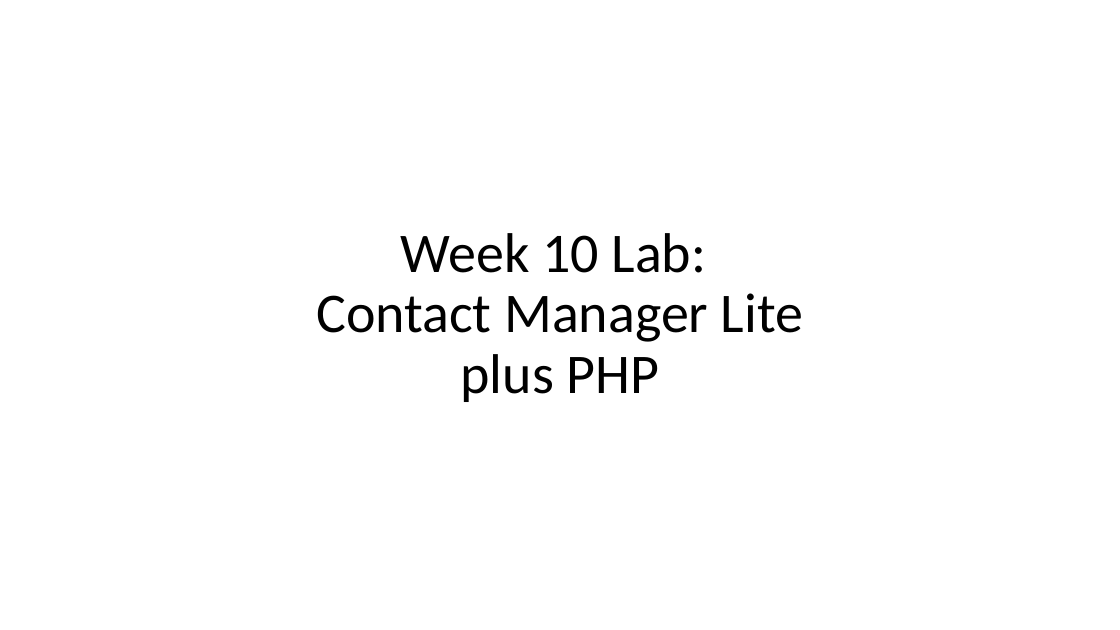
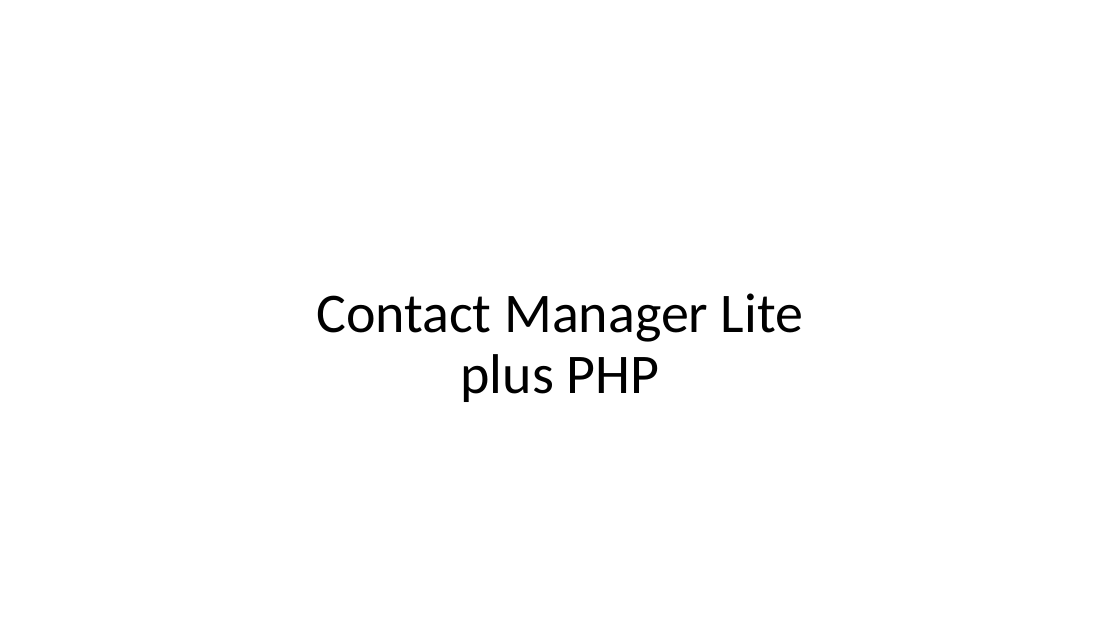
Before and after one commit to EricJPogue/www-epogue-info, a slide deck: slide 6 of CPSC-24700/Presentations/session-31.pptx (slide 5 before the commit). Drawn at 1120x630 pixels with LibreOffice and Linux fonts; fonts in the diff are those of the drawing. Boxes give left, top, right and bottom in pixels: in the first picture for what was removed or moved away, otherwise in the second. Text is boxed around its words. In the diff, an @@ line names an element or a change of style, - is before the commit and + after.

```diff
--- a/CPSC-24700/Presentations/session-31.pptx
+++ b/CPSC-24700/Presentations/session-31.pptx
@@ title at [316, 293, 803, 402]: text changed @@
-Week 10 Lab:
-Contact Manager Lite
-plus PHP
+Contact Manager Lite
+plus PHP
```
Also in this commit, not shown: 2 other slides changed, 6 other files.
